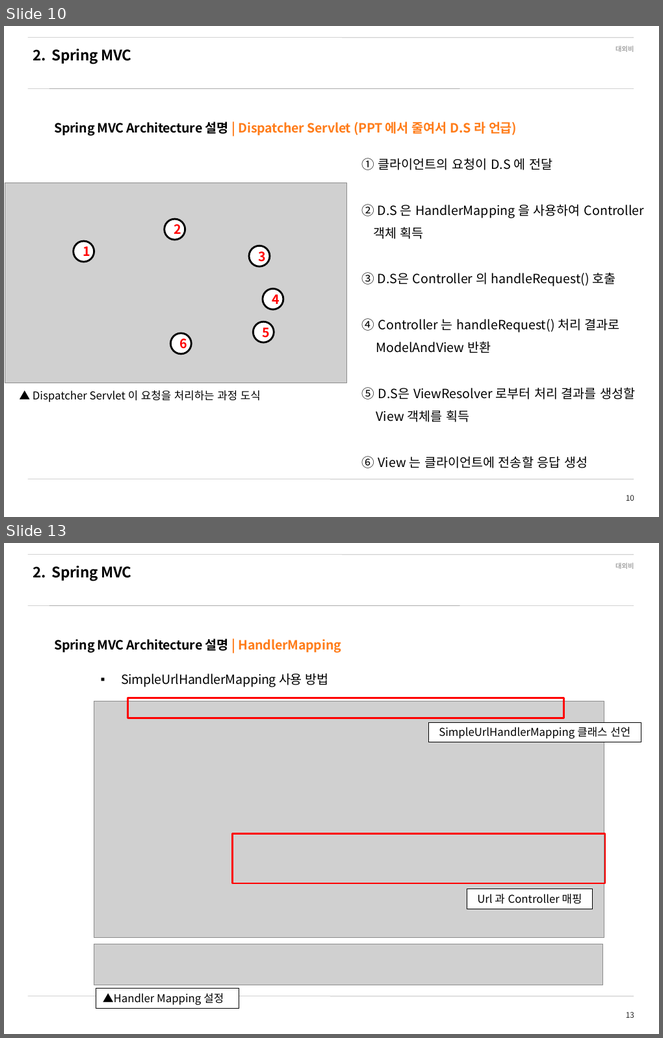
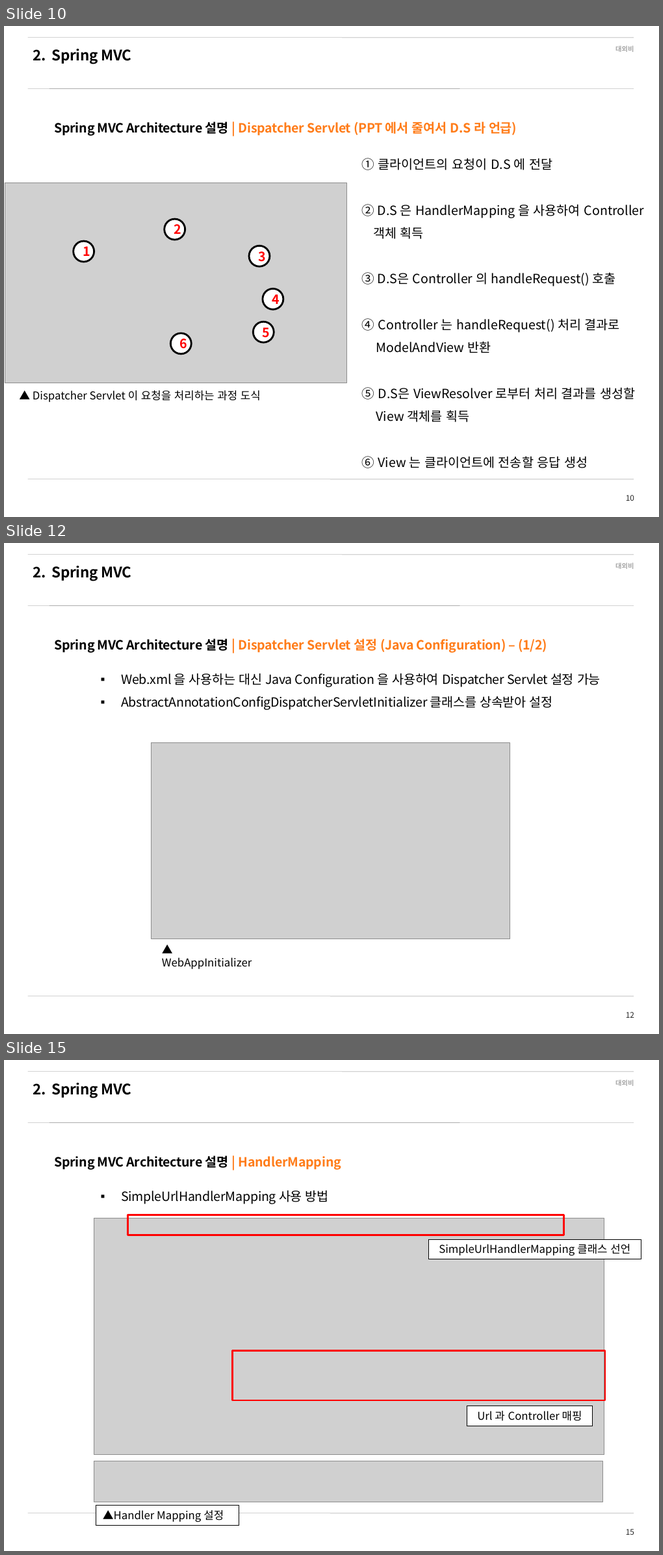
Before and after one commit to SeunghoonBaek/spring_learning, a slide deck: 09_Spring_Framework_MVC.pptx. Shown one above the other, each under a label of ours: slides 10 and 13 before the commit, slides 10, 12 and 15 after it; the slides between them are not shown. The pictures are 663x1038 and 663x1555 pixels, drawn with LibreOffice and Linux fonts; fonts in the diff are those of the drawing; grey boxes stand for pictures; background and template pictures are left out. Boxes give left, top, right and bottom in pixels: in the first picture for what was removed or moved away, otherwise in the second. Text is boxed around its words. In the diff, an @@ line names an element or a change of style, - is before the commit and + after.

```diff
--- a/09_Spring_Framework_MVC.pptx
+++ b/09_Spring_Framework_MVC.pptx
@@ slide 12 added at (4,543,659,1034), background #FFFFFF; not listed: 5 template elements that a slide beside it also shows @@
@@ text added at (33,566,131,581), 16 pt, text #000000, bold @@
+2. Spring MVC
@@ text added at (54,639,547,653), 14 pt, text #FF7C19, bold @@
+Spring MVC Architecture 설명 | Dispatcher Servlet 설정 (Java Configuration) – (1/2)
@@ text added at (121,673,601,710), 14 pt, text #000000 @@
+▪ Web.xml 을 사용하는 대신 Java Configuration 을 사용하여 Dispatcher Servlet 설정 가능
+▪ AbstractAnnotationConfigDispatcherServletInitializer 클래스를 상속받아 설정
@@ picture added at (151,743,510,939) @@
@@ text added at (162,958,252,969), 12 pt, text #000000 @@
+▲ WebAppInitializer
@@ what was slide 13 is now slide 15 @@
@@ page number at (626,1529,634,1535): text changed @@
-13
+15
```
Also in this commit, not shown: 6 slides changed, 5 other slides added, 1 slide removed, 22 other files.
